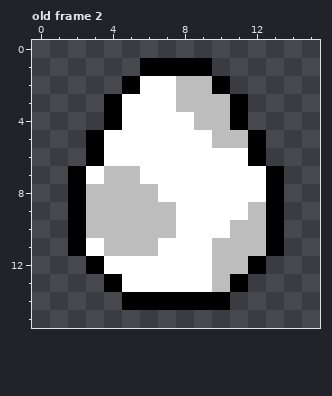
File history of a pixel-art file, 资源/ui_16.aseprite. This is how it looked before the edit.
16x16 pixels, 8 frames. Shown: old frame 2. The commit also changed other frames, which this record leaves out.
The result:
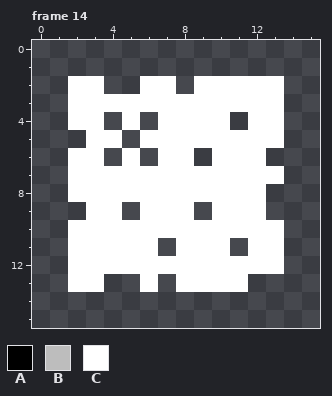
Palette (. is transparent): A #000000  B #bdbdbd  C #ffffff
A new or re-ordered frame is compared with the old frame closest to it.
Change:
frames 8 -> 32
layer "core" now hidden
layer "research" added
Changed rows in their new state; - is an unchanged pixel.
Frame 14 is new; against old frame 2:
first column x 2:
 1 ----....----
 2 CC-.--.CCCCC
 3 CCC---CCCCCC
 4 CC.-.--CC.CC
 5 -C-.----CCCC
 6 CC.-.--.--C-
 7 C-CC-------C
 8 CCCCC------.
 9 .CC.CC-.--C.
10 CCCCCC---CCC
11 C-CCC.--C.CC
12 CC------CCCC
13 CC..-.--CC--
14 ---......---
Where, in picture pixels (left, top, right, bottom), the same in both pictures:
changed: (68, 58, 284, 310)
